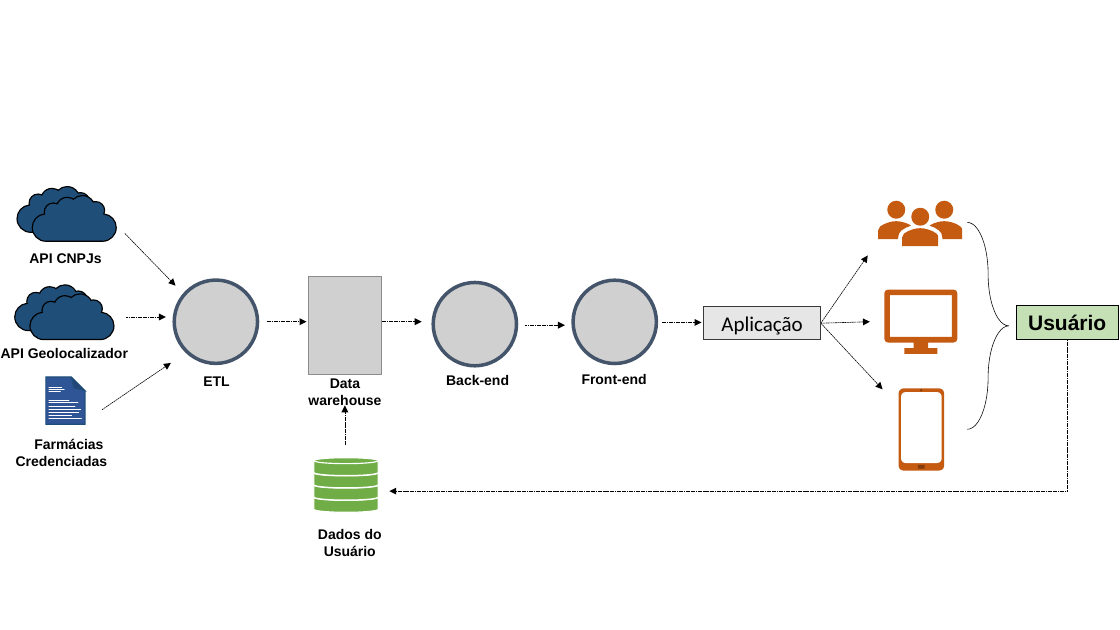
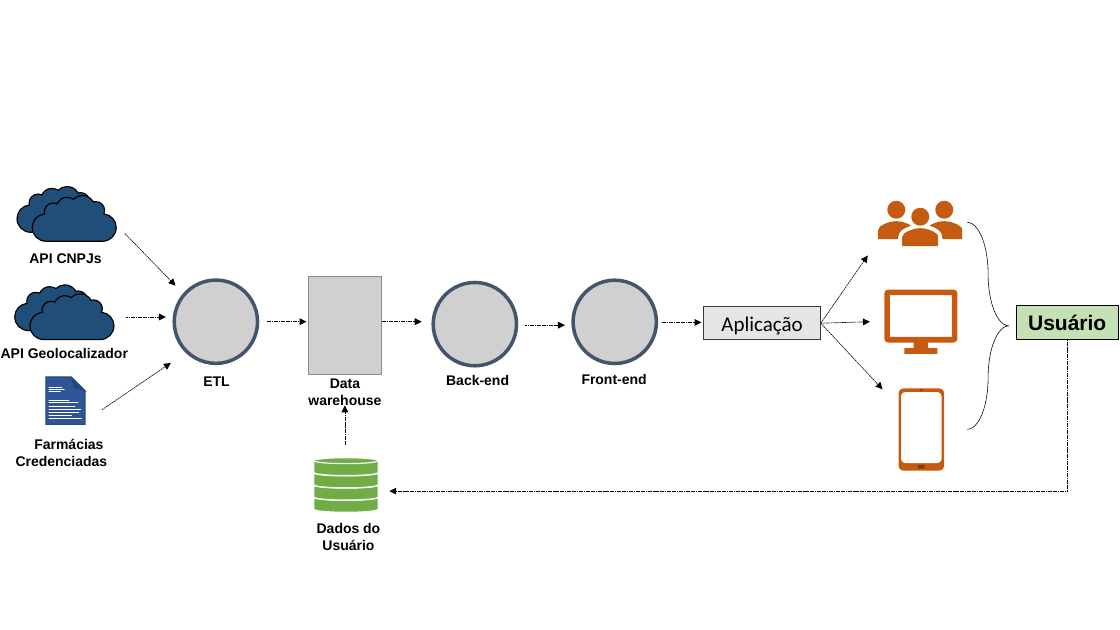
Before and after one commit to ruanvirginio/PPGTI_2024-1, a slide deck: slide 1 of Arquitetura.pptx. Drawn at 1120x630 pixels with LibreOffice and Linux fonts; fonts in the diff are those of the drawing; grey boxes stand for pictures. Boxes give left, top, right and bottom in pixels: in the first picture for what was removed or moved away, otherwise in the second. Text is boxed around its words. In the diff, an @@ line names an element or a change of style, - is before the commit and + after.

```diff
--- a/Arquitetura.pptx
+++ b/Arquitetura.pptx
@@ text "Dados do Usuário": place and size @@
-text "Dados do Usuário" at bbox=[318, 529, 382, 556]
+text "Dados do Usuário" at bbox=[317, 523, 380, 550]
```
Also in this commit, not shown: 3 other files.
